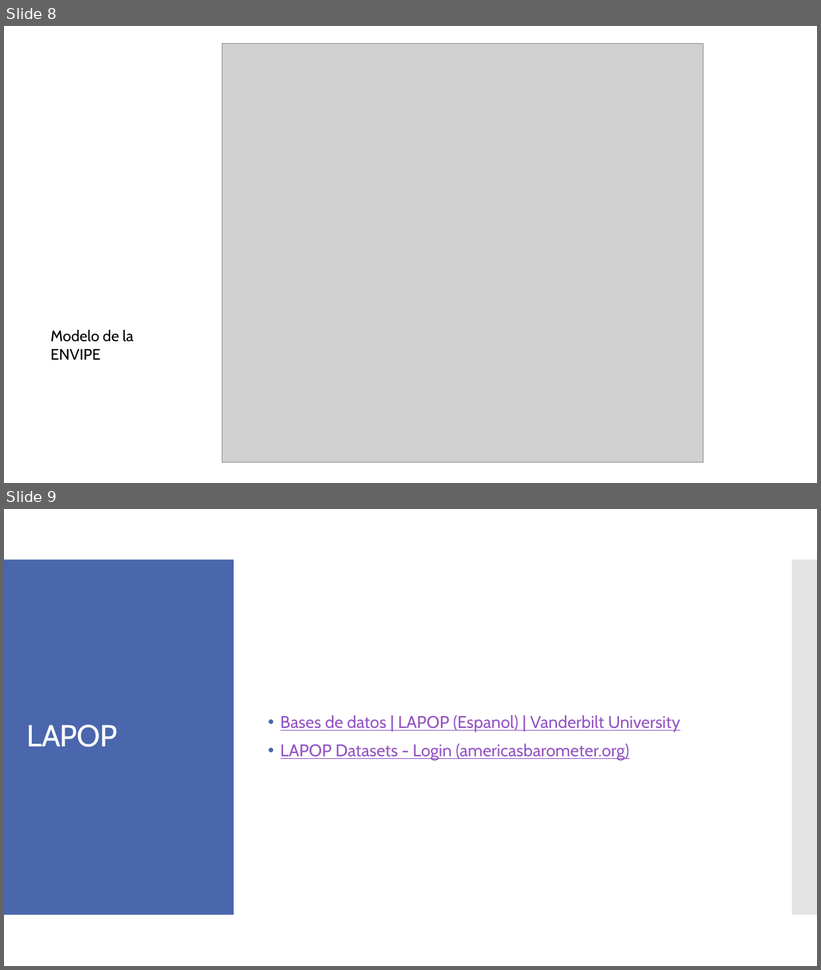
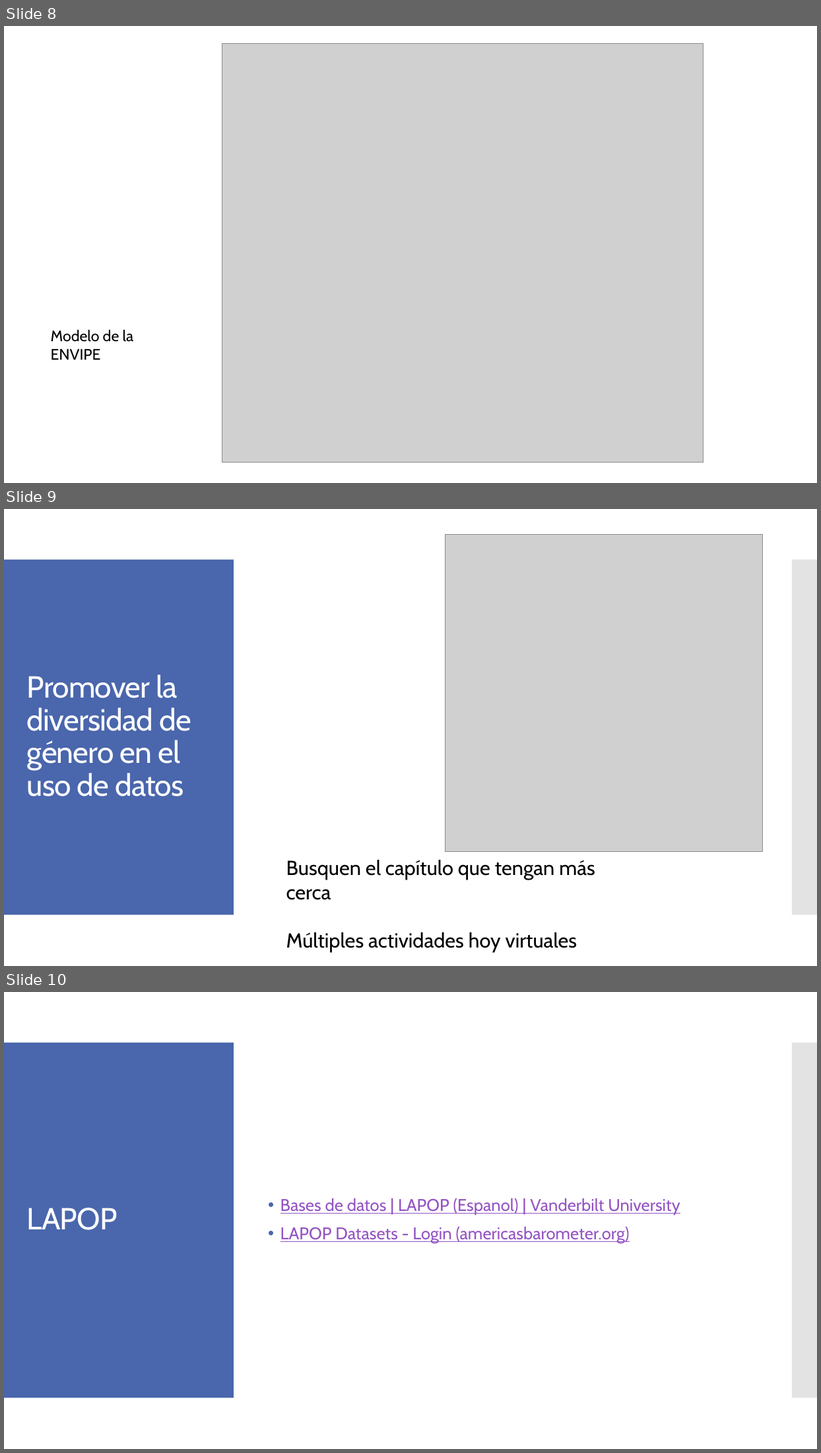
Before and after one commit to aniuxa/CursoUGTO, a slide deck: d1.pptx. Shown one above the other, each under a label of ours: slides 8 and 9 before the commit, slides 8, 9 and 10 after it. The pictures are 821x970 and 821x1453 pixels, drawn with LibreOffice and Linux fonts; fonts in the diff are those of the drawing; grey boxes stand for pictures. Boxes give left, top, right and bottom in pixels: in the first picture for what was removed or moved away, otherwise in the second. Text is boxed around its words. In the diff, an @@ line names an element or a change of style, - is before the commit and + after.

```diff
--- a/d1.pptx
+++ b/d1.pptx
@@ slide 9 added at (x1=4, y1=509, x2=817, y2=966), background #FFFFFF; not listed: 2 template elements that a slide beside it also shows @@
@@ picture added at (x1=445, y1=535, x2=762, y2=852) @@
@@ title added at (x1=27, y1=675, x2=191, y2=797), 36 pt, text #FFFFFF @@
+Promover la diversidad de género en el uso de datos
@@ text added at (x1=286, y1=860, x2=595, y2=953), 24 pt, text #000000 @@
+Busquen el capítulo que tengan más cerca
+Múltiples actividades hoy virtuales
@@ what was slide 9 is now slide 10 @@
```
Also in this commit, not shown: 2 other files.
